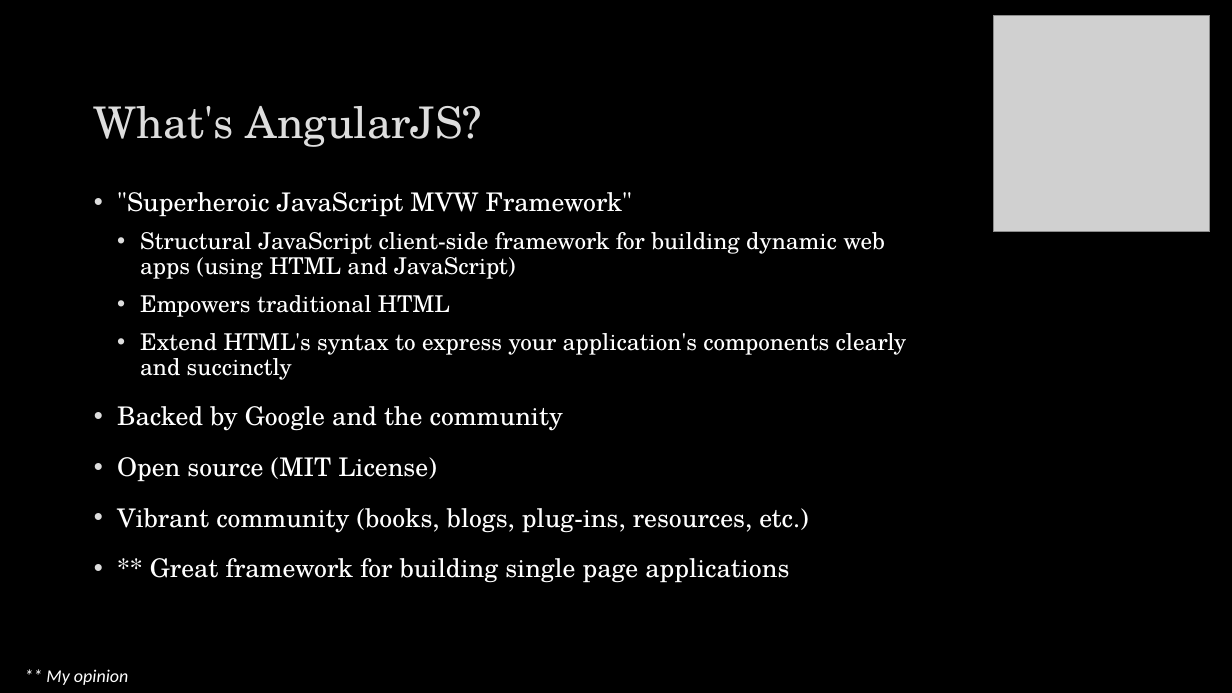
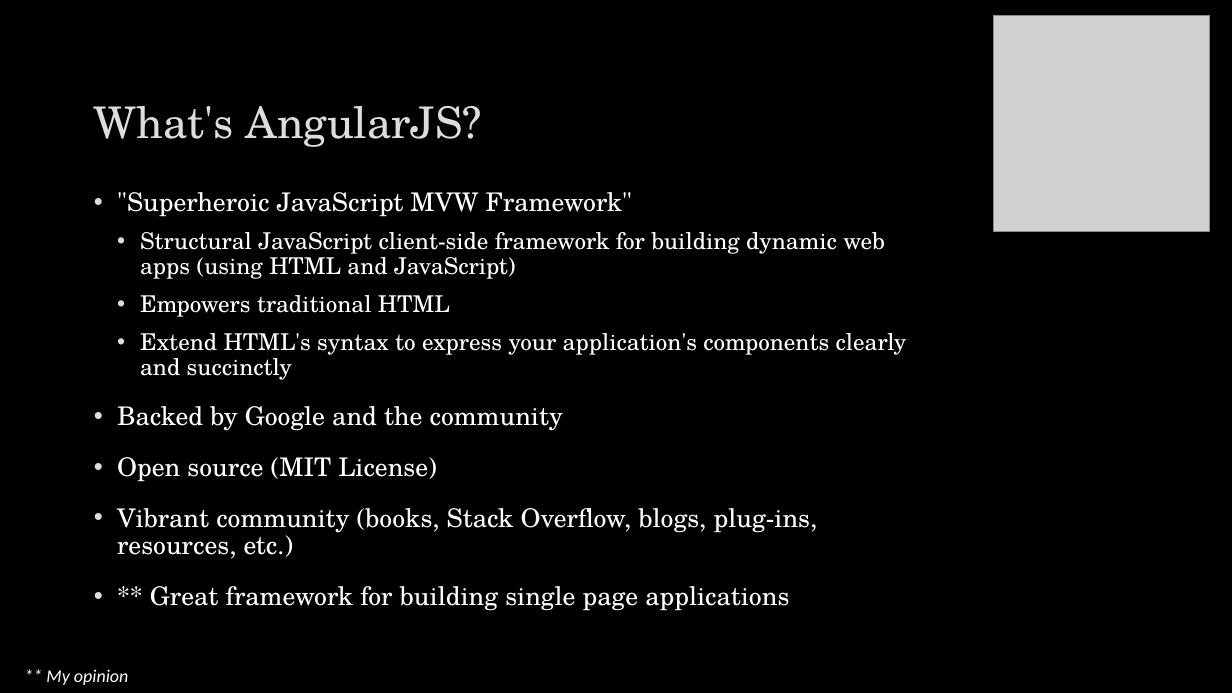
Before and after one commit to spietrek/SharePointCincy2015, a slide deck: slide 9 of Building SPAs in SharePoint Using AngularJS.pptx (slide 10 before the commit). Drawn at 1232x693 pixels with LibreOffice and Linux fonts; fonts in the diff are those of the drawing; grey boxes stand for pictures; background and template pictures are left out. Boxes give left, top, right and bottom in pixels: in the first picture for what was removed or moved away, otherwise in the second. Text is boxed around its words. In the diff, an @@ line names an element or a change of style, - is before the commit and + after.

```diff
--- a/Building SPAs in SharePoint Using AngularJS.pptx
+++ b/Building SPAs in SharePoint Using AngularJS.pptx
@@ text at box(117, 508, 818, 559): text changed @@
-• Vibrant community (books, blogs, plug-ins, resources, etc.)
+• Vibrant community (books, Stack Overflow, blogs, plug-ins, resources, etc.)
```
Also in this commit, not shown: 12 other slides changed, 8 slides removed.
